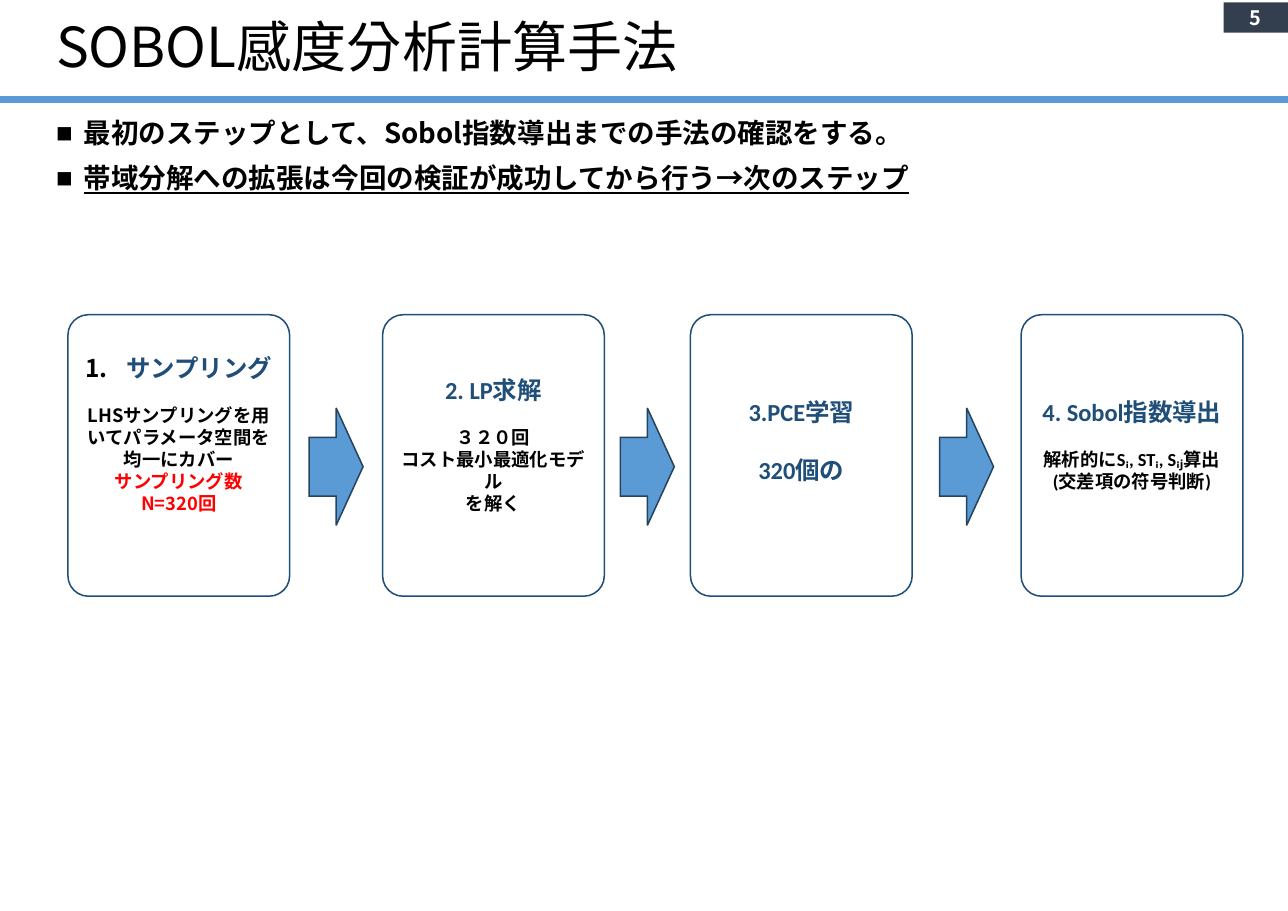
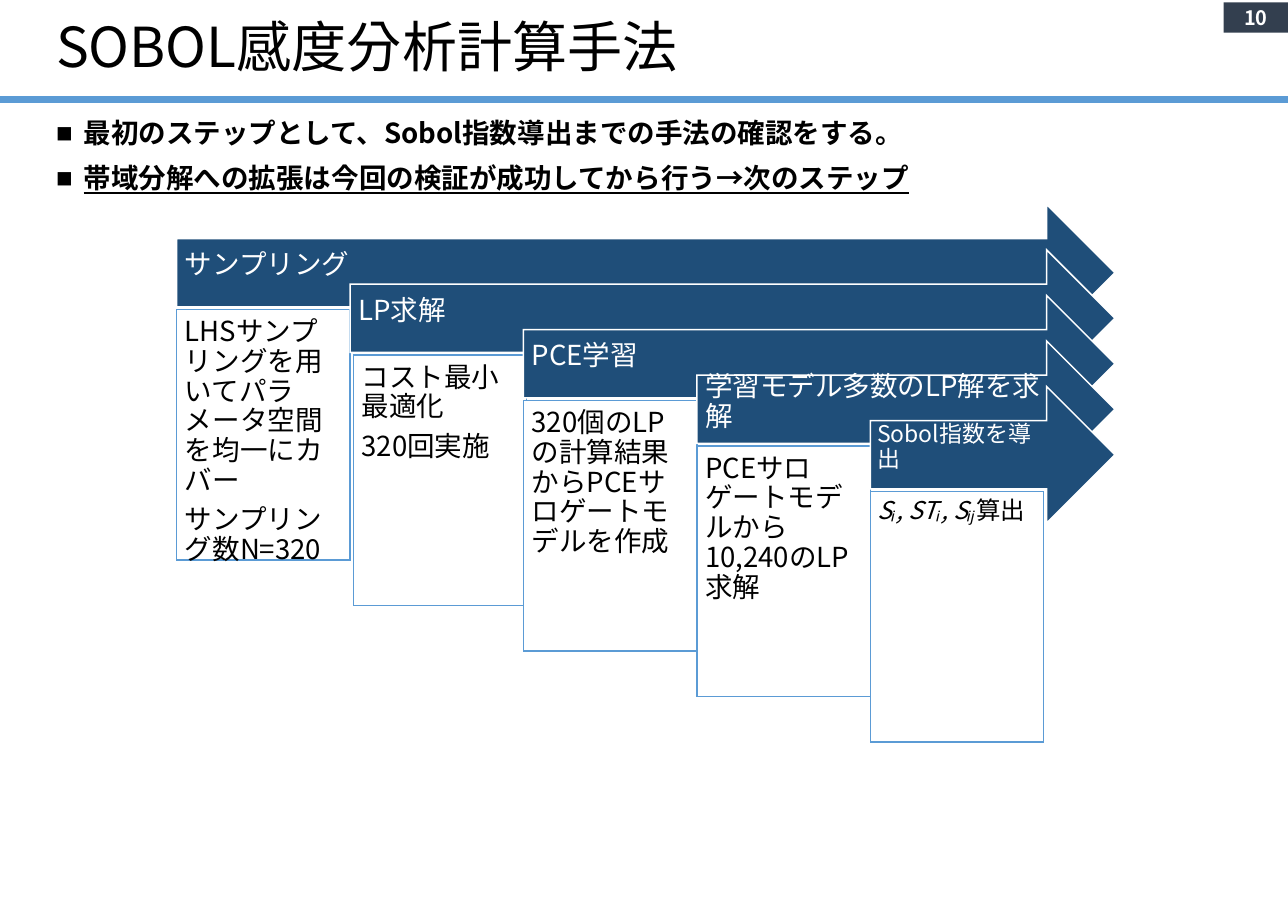
Before and after one commit to yanase1147/GSA-02, a slide deck: slide 10 of Study Outline.pptx (slide 5 before the commit). Drawn at 1288x911 pixels with LibreOffice and Linux fonts; fonts in the diff are those of the drawing. Boxes give left, top, right and bottom in pixels: in the first picture for what was removed or moved away, otherwise in the second. Text is boxed around its words. In the diff, an @@ line names an element or a change of style, - is before the commit and + after.

Commit message:
パワーポイントのアップデート

```diff
--- a/Study Outline.pptx
+++ b/Study Outline.pptx
@@ page number at box(1244, 10, 1267, 25): text changed @@
-5
+10
@@ text "LHSサンプリングを用いてパラメータ空間を均一にカバー": place and size @@
-text "LHSサンプリングを用いてパラメータ空間を均一にカバー" at box(68, 315, 290, 597)
+text "LHSサンプリングを用いてパラメータ空間を均一にカバー" at box(185, 506, 322, 561)
@@ text "LHSサンプリングを用いてパラメータ空間を均一にカバー" at box(185, 506, 322, 561): vertical alignment middle to top; fill #FFFFFF to none; outline #1F4E79 1 pt to none @@
@@ rounded rectangle removed at box(691, 315, 912, 597) @@
-3.PCE学習
-320個の
@@ rounded rectangle removed at box(1021, 315, 1243, 597) @@
-4. Sobol指数導出
-解析的にSᵢ, STᵢ, Sᵢⱼ算出
-(交差項の符号判断)
@@ text "コスト最小最適化" at box(362, 364, 500, 459): vertical alignment middle to top; fill #FFFFFF to none; outline #1F4E79 1 pt to none @@
@@ text "コスト最小最適化": place and size @@
-text "コスト最小最適化" at box(382, 315, 604, 597)
+text "コスト最小最適化" at box(362, 364, 500, 459)
@@ text at box(362, 364, 500, 459): text changed; size 12 to 18 pt; font Calibri to Noto Sans CJK JP; bold off @@
-2. LP求解
-３２０回
-コスト最小最適化モデル
-を解く
+コスト最小最適化
+320回実施
@@ right arrow: place and size @@
-right arrow at box(940, 408, 994, 526)
+right arrow at box(870, 387, 1115, 523)
@@ right arrow at box(870, 387, 1115, 523): fill #5B9BD5 to #1F4E79; outline #28445D 1 pt to #FFFFFF 1 pt; proportions changed @@
@@ right arrow removed at box(310, 408, 364, 526) @@
@@ right arrow removed at box(620, 408, 674, 526) @@
@@ text at box(185, 506, 322, 561): text changed; size 12 to 18 pt; bold off @@
-1. サンプリング
-LHSサンプリングを用いてパラメータ空間を均一にカバー
-サンプリング数
-N=320回
+LHSサンプリングを用いてパラメータ空間を均一にカバー
+サンプリング数N=320
@@ group added at box(176, 205, 1116, 742): 8 texts, 5 rectangles, 4 right arrows @@
+サンプリング
+LP求解
+PCE学習
+320個のLPの計算結果からPCEサロゲートモデルを作成
+学習モデル多数のLP解を求解
+PCEサロゲートモデルから10,240のLP求解
+Sobol指数を導出
+Sᵢ, STᵢ, Sᵢⱼ算出
```
Also in this commit, not shown: 9 other slides changed, 18 slides added, 29 slides removed, 47 other files.
